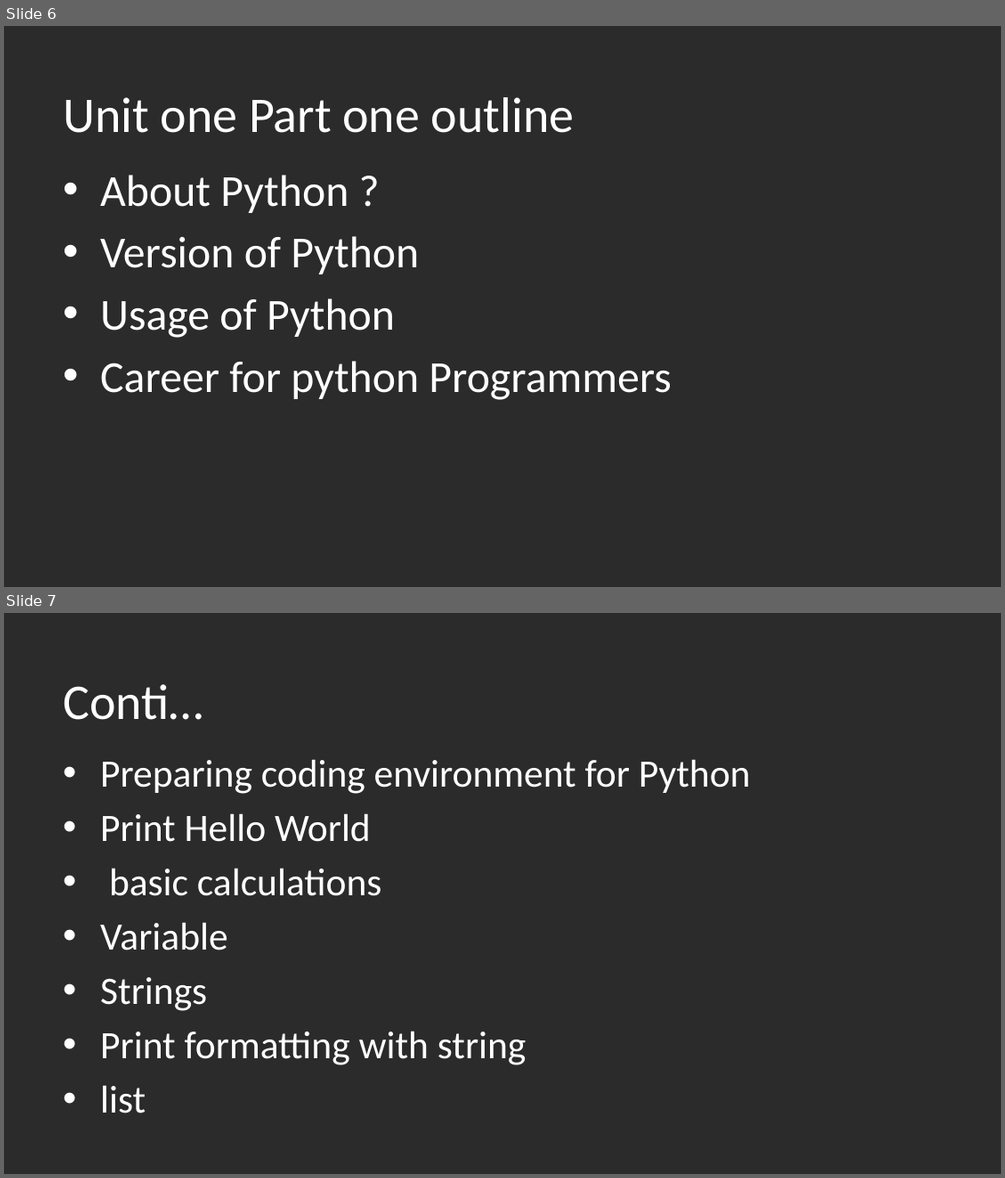
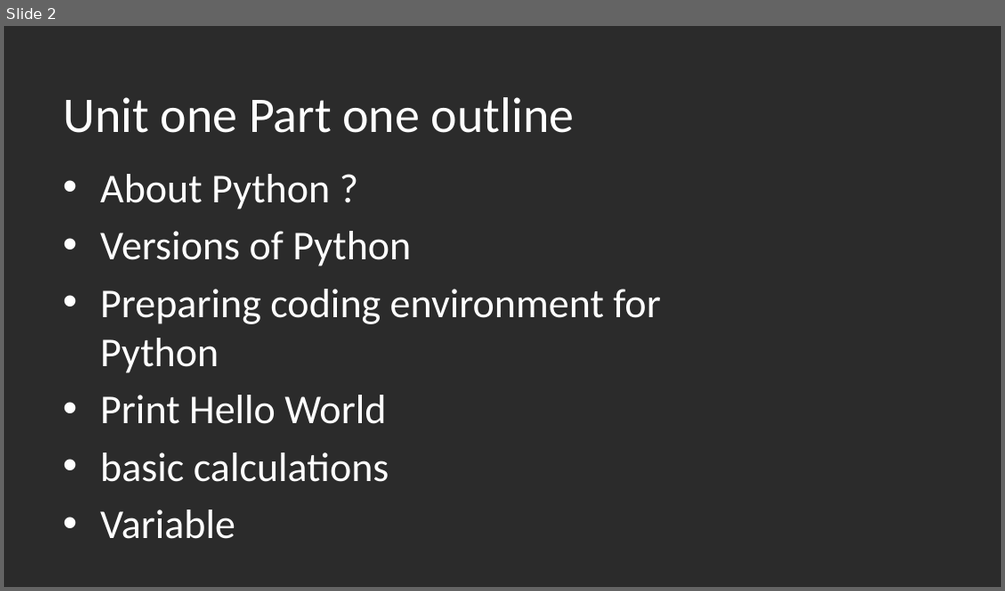
Before and after one commit to zakariahujale/python, a slide deck: unit1part1.pptx. Shown one above the other, each under a label of ours: slides 6 and 7 before the commit, slide 2 after it. The pictures are 1005x1178 and 1005x591 pixels, drawn with LibreOffice and Linux fonts; fonts in the diff are those of the drawing; background and template pictures are left out; a plain dark background stands for a picture behind light text. Boxes give left, top, right and bottom in pixels: in the first picture for what was removed or moved away, otherwise in the second. Text is boxed around its words. In the diff, an @@ line names an element or a change of style, - is before the commit and + after.

```diff
--- a/unit1part1.pptx
+++ b/unit1part1.pptx
@@ slide 7 removed at bbox=[4, 613, 1001, 1174], background picture (left out) @@
@@ title removed at bbox=[63, 684, 203, 720] @@
-Conti…
@@ text removed at bbox=[100, 759, 751, 1113] @@
-• Preparing coding environment for Python
-• Print Hello World
-• basic calculations
-• Variable
-• Strings
-• Print formatting with string
-• list
@@ what was slide 6 is now slide 2 @@
@@ slide 2 changed as well @@
@@ text at bbox=[100, 174, 330, 209]: size 32 to 29.6 pt in "About Python ?" @@
@@ text at bbox=[100, 231, 660, 539]: text changed; size 32 to 29.6 pt @@
-• Version of Python
-• Usage of Python
-• Career for python Programmers
+• Versions of Python
+• Preparing coding environment for Python
+• Print Hello World
+• basic calculations
+• Variable
```
Also in this commit, not shown: 4 other slides changed, 27 slides added, 3 other slides removed, 24 other files.
